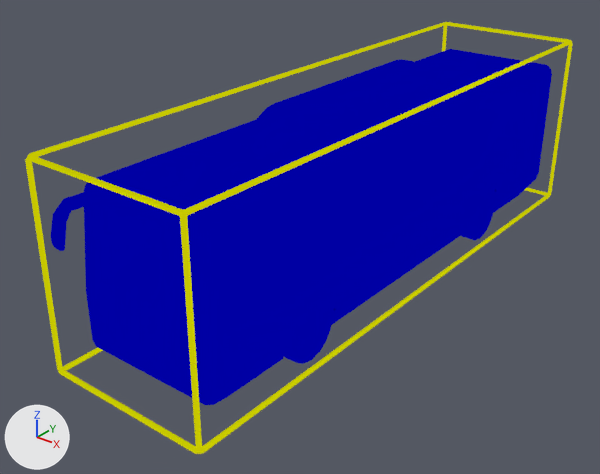
What one commit did to the glTF model static/map3d/model/bus.glb.
One viewpoint serves both versions: a 50 mm lens placed at (7.73, -11.1, 7.21), pointed at (-0.49, -0.83, 0.84). Lighting does not change. The marker at lower left points along +X, +Y and +Z. Where no turn or scale is listed for an object, it has been applied to the vertices.

In view in the first picture: 'bus', 'bus_Cube_Line'.
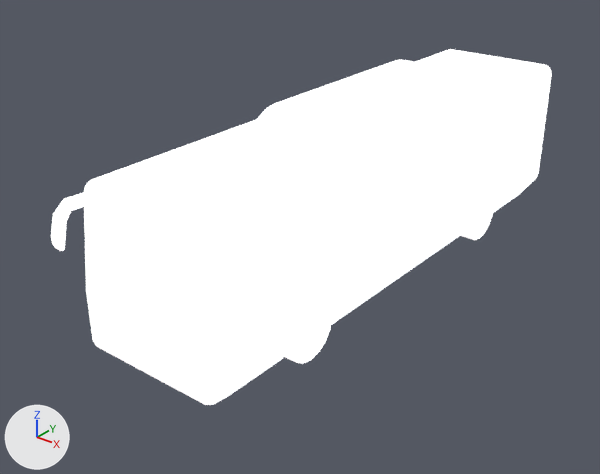
Changed parts and their boxes (x1, y1, x2, y2) in the pictures (600 x 474 px):
'bus', recoloured (blue to white): (51, 49, 552, 405) in both
'bus_Cube_Line', deleted: before (25, 22, 573, 454)

Diff of the bpy script that builds the scene:
```diff
--- a/static/map3d/model/bus.glb.py
+++ b/static/map3d/model/bus.glb.py
@@ mat_material_0 @@
 mat_material_0 = bpy.data.materials.new('Material_0')
-# nodes: BsdfTransparent, Emission, LightPath, MixShader, OutputMaterial
-# colours: blue #0000a4
+# nodes: BsdfPrincipled, OutputMaterial
+# colours: white #ffffff
@@ ob_bus_cube_line @@
-ob_bus_cube_line = bpy.data.objects.new('bus_Cube_Line', me_mesh_1)
-ob_bus_cube_line.location = (0.0, 0.0, 0.0)
```
